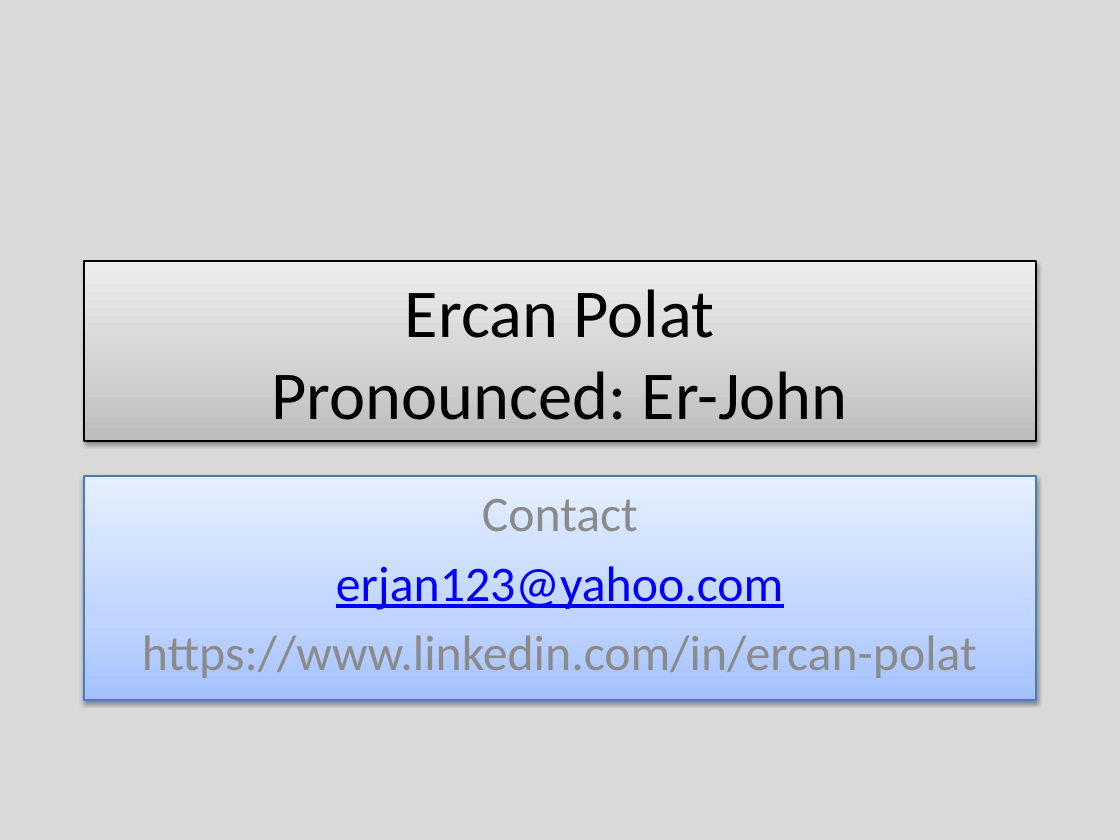
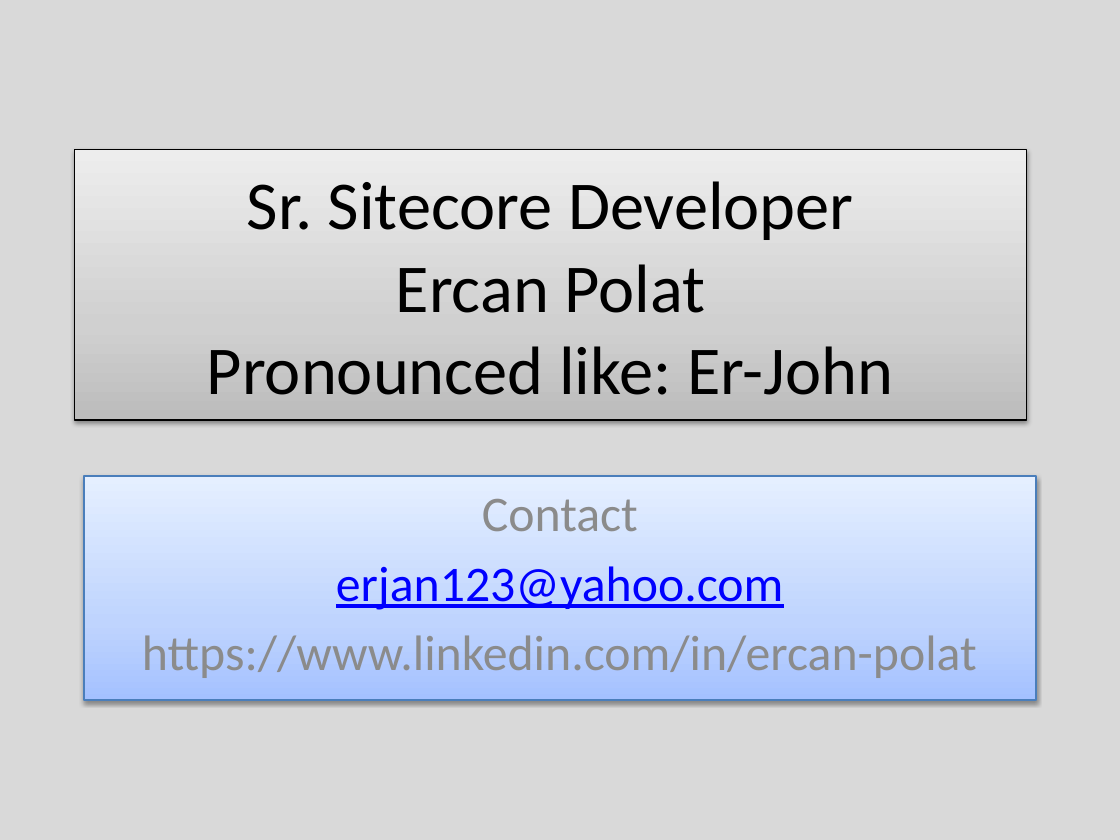
Before and after one commit to erjan123/Sitecore, a slide deck: slide 1 of Sitecore/PowershellScripts/Sitecore Solr/1.Installing-Uninstalling-Solr.pptm. Drawn at 1120x840 pixels with LibreOffice and Linux fonts; fonts in the diff are those of the drawing. Boxes give left, top, right and bottom in pixels: in the first picture for what was removed or moved away, otherwise in the second. Text is boxed around its words. In the diff, an @@ line names an element or a change of style, - is before the commit and + after.

```diff
--- a/Sitecore/PowershellScripts/Sitecore Solr/1.Installing-Uninstalling-Solr.pptm
+++ b/Sitecore/PowershellScripts/Sitecore Solr/1.Installing-Uninstalling-Solr.pptm
@@ title "Sr. Sitecore Developer Ercan Polat ...": place and size @@
-title "Sr. Sitecore Developer Ercan Polat ..." at [84, 261, 1036, 441]
+title "Sr. Sitecore Developer Ercan Polat ..." at [75, 149, 1027, 420]
@@ title at [207, 181, 893, 395]: text changed @@
-Ercan Polat
-Pronounced: Er-John
+Sr. Sitecore Developer
+Ercan Polat
+Pronounced like: Er-John
```
Also in this commit, not shown: 1 other slide changed, 2 other files.
